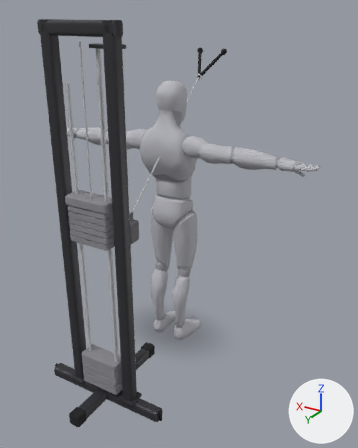
A saved change to the glTF model app/src/main/assets/mannequins/overhead_cable_triceps_extension.glb.
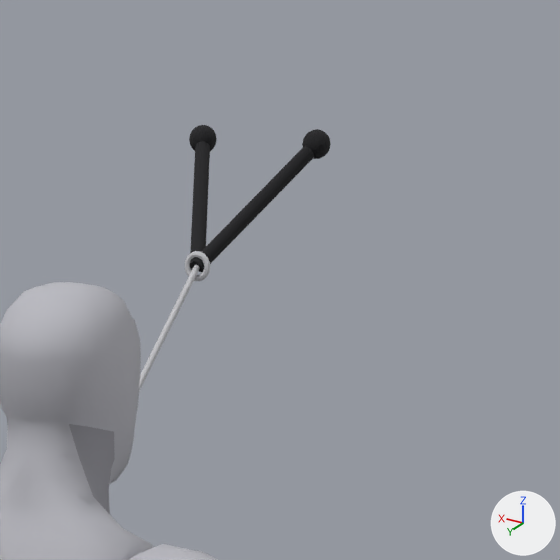
The first picture shows the older version from a 50 mm lens placed at (-1.65, 2.68, 2.22), pointed at (-0.18, 0.22, 1.0). The close-ups show the older and then the newer version on the part from 44% to 77% of the width and 5% to 31% of the height of that picture. Only the edits that show in the close-ups are written down. Lighting does not change. The marker at lower right points along +X, +Y and +Z. Where no turn or scale is listed for an object, it has been applied to the vertices.

The scene before the commit, as lines of its bpy script (objects in view):
```python
me_mesh_0 = bpy.data.meshes.new('Mesh_0')
me_mesh_0.from_pydata(...)  # 3097 vertices, 5731 faces; spans x -0.97..0.97, y -0.21..0.16, z 0.0..1.83
me_mesh_0.materials.append(mat_body)  # light grey #babac1
me_mesh_23 = bpy.data.meshes.new('Mesh_23')
me_mesh_23.from_pydata(...)  # 24 vertices, 40 faces; spans x -0.01..0.01, y -0.011..0.011, z -0.5..0.5
me_mesh_23.materials.append(mat_vinyl)  # black #1b1b1e
me_mesh_24 = bpy.data.meshes.new('Mesh_24')
me_mesh_24.from_pydata(...)  # 137 vertices, 252 faces; spans x -0.02..0.02, y -0.0195..0.0195, z -0.02..0.02
me_mesh_24.materials.append(mat_vinyl)  # black #1b1b1e
ob_body = bpy.data.objects.new('body', me_mesh_0)
ob_body.location = (0.0, 0.0, 0.0)
ob_cable_column_0 = bpy.data.objects.new('cable_column_0', me_mesh_23)
ob_cable_column_0.parent = ob_cable_column
ob_cable_column_0.location = (-0.0459, -0.432, 1.892)
ob_cable_column_0.rotation_euler = (0.856, -0.371, -0.171)  # degrees (49, -21, -10)
ob_cable_column_0.scale = (1.0, 1.0, 0.253)
ob_cable_column_1 = bpy.data.objects.new('cable_column_1', me_mesh_24)
ob_cable_column_1.parent = ob_cable_column
ob_cable_column_1.location = (-0.0917, -0.521, 1.969)
ob_cable_column_2 = bpy.data.objects.new('cable_column_2', me_mesh_23)
ob_cable_column_2.parent = ob_cable_column
ob_cable_column_2.location = (0.0459, -0.432, 1.892)
ob_cable_column_2.rotation_euler = (0.856, 0.371, 0.171)  # degrees (49, 21, 10)
ob_cable_column_2.scale = (1.0, 1.0, 0.253)
ob_cable_column_3 = bpy.data.objects.new('cable_column_3', me_mesh_24)
ob_cable_column_3.parent = ob_cable_column
ob_cable_column_3.location = (0.0917, -0.521, 1.969)
# also in view: 'cable_column_5' at (0.0, 0.09, 1.44); 'body_1' at (0.0, 0.0, 0.88)
```
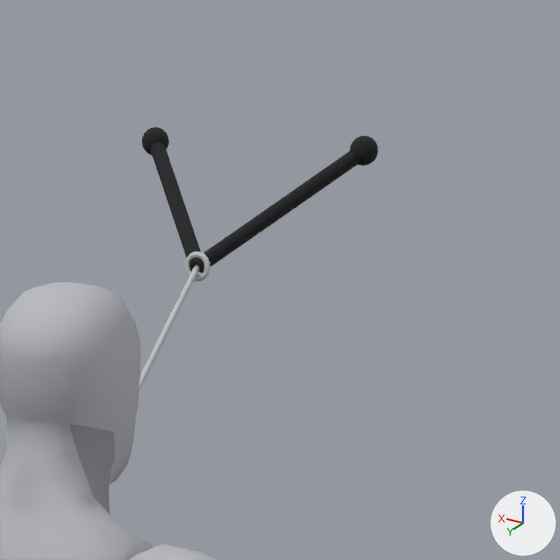
Location of each change, [x1, y1, x2, y2] in pixels of the close-ups (560 x 560 px):
'cable_column_0', moved, turned, rescaled: before [195, 146, 314, 272]; after [195, 151, 358, 273]
'cable_column_2', moved, turned, rescaled: before [190, 141, 210, 272]; after [151, 142, 201, 272]
'cable_column_1', moved: before [302, 129, 331, 159]; after [350, 136, 378, 166]
'cable_column_3', moved: before [189, 125, 217, 151]; after [142, 127, 169, 155]

What the commit changed:
Object 'cable_column_0' (ob_cable_column_0) moves from (-0.0459, -0.432, 1.892) to (-0.0842, -0.429, 1.889).
Object 'cable_column_0' (ob_cable_column_0) turns from (49, -21, -10) to (49, -36, -17) degrees about x, y and z.
Object 'cable_column_0' (ob_cable_column_0) is rescaled from (1.0, 1.0, 0.253) to (1.0, 1.0, 0.284).
Object 'cable_column_1' (ob_cable_column_1) moves from (-0.0917, -0.521, 1.969) to (-0.168, -0.516, 1.964).
Object 'cable_column_2' (ob_cable_column_2) moves from (0.0459, -0.432, 1.892) to (0.0842, -0.429, 1.889).
Object 'cable_column_2' (ob_cable_column_2) turns from (49, 21, 10) to (49, 36, 17) degrees about x, y and z.
Object 'cable_column_2' (ob_cable_column_2) is rescaled from (1.0, 1.0, 0.253) to (1.0, 1.0, 0.284).
Object 'cable_column_3' (ob_cable_column_3) moves from (0.0917, -0.521, 1.969) to (0.168, -0.516, 1.964).
